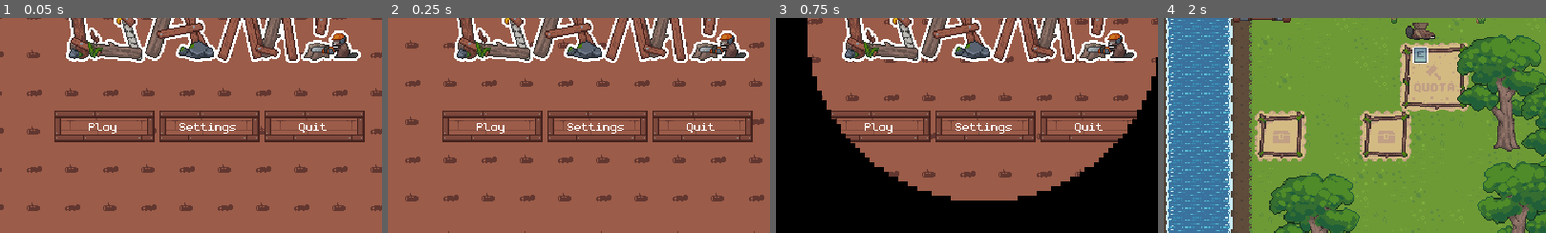
Above: before the commit, frames 1-4 (left to right).
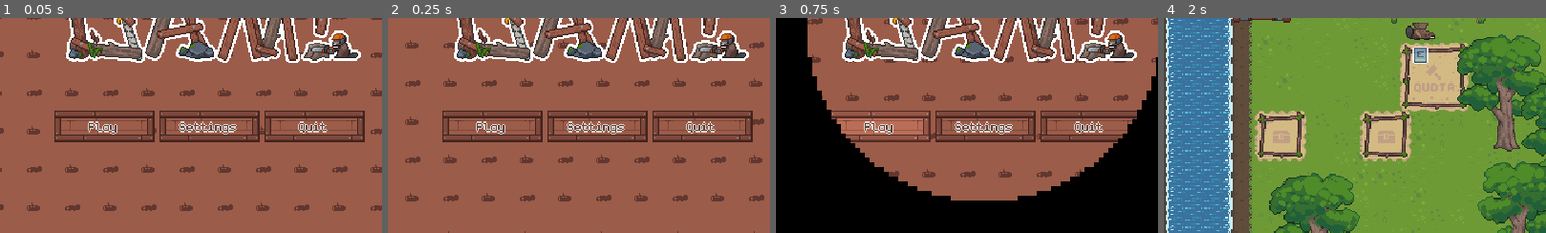
Above: after the commit, the same moments.

Repository: Juniper19/beaver-game
Game: Godot game, scene res://menu/main_menu.tscn
Same seed, same stepped clock (60 frames per second), same inputs: the game is played once before the commit and once after it. The engine's default icon, where the game draws it, is replaced by a stand-in: a white triangle on a blue panel in a dark square. Sound files missing from this copy of the repository are replaced by a short silence.
Inputs (mouse positions are % of the whole screen's width and height, from its top left):
- Up to frame 1 (0.05 s): no input
- Up to frame 2 (0.25 s): no input
- Up to frame 3 (0.75 s): click "Play" at 0.5 s
- Up to frame 4 (2 s): tap Enter (ui_accept) at 1.25, 1.52 s; move the mouse to (72, 45) at 1.27 s; hold D (move_right) from 1.28 s (still down); hold Q (drop_item) from 1.28 s (still down)
The pictures show only the part of the screen within x 23-73%, y 49-99%; the shares and areas given below are measured in that part.

The runs differ from the first frame. In frame 1, 1.1% of the frame differs, in the area x 23-86%, y 48-55%; in frame 2, 1.1%; in frame 3, 3.3%, in the area x 14-86%, y 43-57%; in frame 4, nothing differs.

Commit message:
MainMenuChange

Diff:
--- a/Audio/audio_manager.tscn
+++ b/Audio/audio_manager.tscn
@@ -55,6 +55,7 @@
 
 [node name="MenuSound" type="AudioStreamPlayer" parent="."]
 stream = ExtResource("6_dxlp5")
+volume_db = 10.0
 bus = &"SFX"
 
 [node name="RockHit" type="AudioStreamPlayer" parent="."]
--- a/menu/game_over_ui.tscn
+++ b/menu/game_over_ui.tscn
@@ -4,6 +4,7 @@
 [ext_resource type="Texture2D" uid="uid://bpigsofsqfgy1" path="res://art_assets/death_straight_up.png" id="2_siat8"]
 [ext_resource type="FontFile" uid="uid://2fr4cmq5dle5" path="res://monogram.ttf" id="3_siat8"]
 [ext_resource type="Texture2D" uid="uid://cfbelu2cor38x" path="res://menu/menu_buttons.png" id="4_u6iod"]
+[ext_resource type="Script" uid="uid://cs5vb52s8yfae" path="res://menu/play_button.gd" id="5_frdm8"]
 
 [sub_resource type="StyleBoxFlat" id="StyleBoxFlat_qlkfc"]
 bg_color = Color(0.11796937, 0.21860242, 0.3516547, 1)
@@ -173,6 +174,7 @@
 texture_hover = ExtResource("4_u6iod")
 texture_disabled = ExtResource("4_u6iod")
 texture_focused = ExtResource("4_u6iod")
+script = ExtResource("5_frdm8")
 
 [node name="Label" type="Label" parent="Panel/VBoxContainer/RetryButton"]
 layout_mode = 1
@@ -192,6 +194,7 @@
 texture_hover = ExtResource("4_u6iod")
 texture_disabled = ExtResource("4_u6iod")
 texture_focused = ExtResource("4_u6iod")
+script = ExtResource("5_frdm8")
 
 [node name="Label" type="Label" parent="Panel/VBoxContainer/MainMenuButton"]
 layout_mode = 1
--- a/menu/main_menu.gd
+++ b/menu/main_menu.gd
@@ -5,6 +5,7 @@
 var sfx = AudioServer.get_bus_index("SFX")
 
 @export var scroll_speed: Vector2 = Vector2(40, 40)  # pixels per second
+
 @onready var bg: TextureRect = $BG
 
 func _ready() -> void:
@@ -33,6 +34,7 @@
 
 func _on_h_slider_value_changed(value: float) -> void:
 	AudioServer.set_bus_volume_db(sfx, linear_to_db(value))
+	AudioManager.playMenuSound()
 
 func _on_h_slider_2_value_changed(value: float) -> void:
 	AudioServer.set_bus_volume_db(music, linear_to_db(value))
--- a/menu/main_menu.tscn
+++ b/menu/main_menu.tscn
@@ -1,10 +1,11 @@
-[gd_scene load_steps=8 format=3 uid="uid://cdqen5kv8kmhx"]
+[gd_scene load_steps=10 format=3 uid="uid://cdqen5kv8kmhx"]
 
 [ext_resource type="Script" uid="uid://cwo68e4tx8ejq" path="res://menu/main_menu.gd" id="1_06t4h"]
 [ext_resource type="Texture2D" uid="uid://be8xu8efgowfd" path="res://menu/menu_background.png" id="2_f5okj"]
-[ext_resource type="Shader" uid="uid://c74orcxpkor67" path="res://menu/main_menu.gdshader" id="2_o5w3e"]
+[ext_resource type="Shader" path="res://menu/main_menu.gdshader" id="2_o5w3e"]
 [ext_resource type="Texture2D" uid="uid://cfbelu2cor38x" path="res://menu/menu_buttons.png" id="4_1x3cv"]
 [ext_resource type="Texture2D" uid="uid://btt6ai64uwytp" path="res://art_assets/title.png" id="4_jc45y"]
+[ext_resource type="Script" uid="uid://cs5vb52s8yfae" path="res://menu/play_button.gd" id="6_s8mfa"]
 
 [sub_resource type="ShaderMaterial" id="ShaderMaterial_1x3cv"]
 shader = ExtResource("2_o5w3e")
@@ -12,6 +13,9 @@
 shader_parameter/texture_size = Vector2(256, 256)
 
 [sub_resource type="Theme" id="Theme_jc45y"]
+
+[sub_resource type="StyleBoxFlat" id="StyleBoxFlat_s8mfa"]
+bg_color = Color(0.60784316, 0.36078432, 0.28627452, 0.8352941)
 
 [node name="MainMenu" type="Control"]
 texture_repeat = 2
@@ -66,50 +70,71 @@
 alignment = 1
 
 [node name="PlayButton" type="TextureButton" parent="HBoxContainer"]
-layout_mode = 2
+unique_name_in_owner = true
+layout_mode = 2
+size_flags_horizontal = 4
+size_flags_vertical = 0
 theme = SubResource("Theme_jc45y")
 texture_normal = ExtResource("4_1x3cv")
 texture_pressed = ExtResource("4_1x3cv")
 texture_hover = ExtResource("4_1x3cv")
 texture_disabled = ExtResource("4_1x3cv")
 texture_focused = ExtResource("4_1x3cv")
+script = ExtResource("6_s8mfa")
 
 [node name="Label" type="Label" parent="HBoxContainer/PlayButton"]
 layout_mode = 0
 offset_right = 82.0
 offset_bottom = 25.0
+theme_override_colors/font_color = Color(0.32941177, 0.27058825, 0.23921569, 1)
+theme_override_colors/font_outline_color = Color(1, 1, 1, 0.7137255)
+theme_override_constants/outline_size = 2
 text = "Play"
 horizontal_alignment = 1
 vertical_alignment = 1
 
 [node name="AudioSettings Button" type="TextureButton" parent="HBoxContainer"]
-layout_mode = 2
-texture_normal = ExtResource("4_1x3cv")
-texture_pressed = ExtResource("4_1x3cv")
-texture_hover = ExtResource("4_1x3cv")
-texture_disabled = ExtResource("4_1x3cv")
-texture_focused = ExtResource("4_1x3cv")
+unique_name_in_owner = true
+layout_mode = 2
+size_flags_horizontal = 4
+size_flags_vertical = 0
+texture_normal = ExtResource("4_1x3cv")
+texture_pressed = ExtResource("4_1x3cv")
+texture_hover = ExtResource("4_1x3cv")
+texture_disabled = ExtResource("4_1x3cv")
+texture_focused = ExtResource("4_1x3cv")
+script = ExtResource("6_s8mfa")
 
 [node name="Label" type="Label" parent="HBoxContainer/AudioSettings Button"]
 layout_mode = 0
 offset_right = 82.0
 offset_bottom = 25.0
+theme_override_colors/font_color = Color(0.32941177, 0.27058825, 0.23921569, 1)
+theme_override_colors/font_outline_color = Color(1, 1, 1, 0.7137255)
+theme_override_constants/outline_size = 2
 text = "Settings"
 horizontal_alignment = 1
 vertical_alignment = 1
 
 [node name="QuitButton" type="TextureButton" parent="HBoxContainer"]
-layout_mode = 2
-texture_normal = ExtResource("4_1x3cv")
-texture_pressed = ExtResource("4_1x3cv")
-texture_hover = ExtResource("4_1x3cv")
-texture_disabled = ExtResource("4_1x3cv")
-texture_focused = ExtResource("4_1x3cv")
+unique_name_in_owner = true
+layout_mode = 2
+size_flags_horizontal = 4
+size_flags_vertical = 0
+texture_normal = ExtResource("4_1x3cv")
+texture_pressed = ExtResource("4_1x3cv")
+texture_hover = ExtResource("4_1x3cv")
+texture_disabled = ExtResource("4_1x3cv")
+texture_focused = ExtResource("4_1x3cv")
+script = ExtResource("6_s8mfa")
 
 [node name="Label" type="Label" parent="HBoxContainer/QuitButton"]
 layout_mode = 0
 offset_right = 82.0
 offset_bottom = 25.0
+theme_override_colors/font_color = Color(0.32941177, 0.27058825, 0.23921569, 1)
+theme_override_colors/font_outline_color = Color(1, 1, 1, 0.7137255)
+theme_override_constants/outline_size = 2
 text = "Quit"
 horizontal_alignment = 1
 vertical_alignment = 1
@@ -128,6 +153,7 @@
 offset_bottom = 211.0
 grow_horizontal = 2
 grow_vertical = 2
+theme_override_styles/panel = SubResource("StyleBoxFlat_s8mfa")
 
 [node name="Label" type="Label" parent="Panel"]
 layout_mode = 1
@@ -139,6 +165,9 @@
 offset_right = 63.0
 offset_bottom = 146.0
 grow_horizontal = 2
+theme_override_colors/font_color = Color(0.32941177, 0.27058825, 0.23921569, 1)
+theme_override_colors/font_outline_color = Color(1, 1, 1, 1)
+theme_override_constants/outline_size = 6
 theme_override_font_sizes/font_size = 24
 text = "Audio Settings"
 
@@ -155,11 +184,14 @@
 offset_bottom = 82.5
 grow_horizontal = 2
 grow_vertical = 2
-theme_override_constants/separation = 8
+theme_override_constants/separation = 9
 
 [node name="SFX" type="Label" parent="Panel/VBoxContainer2"]
 layout_mode = 2
 size_flags_horizontal = 4
+theme_override_colors/font_color = Color(0.32941177, 0.27058825, 0.23921569, 1)
+theme_override_colors/font_outline_color = Color(1, 1, 1, 0.7137255)
+theme_override_constants/outline_size = 3
 text = "SFX Volume"
 
 [node name="HSlider" type="HSlider" parent="Panel/VBoxContainer2"]
@@ -171,6 +203,9 @@
 [node name="Music" type="Label" parent="Panel/VBoxContainer2"]
 layout_mode = 2
 size_flags_horizontal = 4
+theme_override_colors/font_color = Color(0.32941177, 0.27058825, 0.23921569, 1)
+theme_override_colors/font_outline_color = Color(1, 1, 1, 0.7137255)
+theme_override_constants/outline_size = 3
 text = "Music Volume"
 
 [node name="HSlider2" type="HSlider" parent="Panel/VBoxContainer2"]
@@ -178,14 +213,43 @@
 max_value = 1.0
 step = 0.01
 
-[node name="MMButton" type="Button" parent="Panel/VBoxContainer2"]
-layout_mode = 2
+[node name="MMButton" type="TextureButton" parent="Panel/VBoxContainer2"]
+layout_mode = 2
+size_flags_horizontal = 4
+size_flags_vertical = 0
+texture_normal = ExtResource("4_1x3cv")
+texture_pressed = ExtResource("4_1x3cv")
+texture_hover = ExtResource("4_1x3cv")
+texture_disabled = ExtResource("4_1x3cv")
+texture_focused = ExtResource("4_1x3cv")
+script = ExtResource("6_s8mfa")
+
+[node name="Label" type="Label" parent="Panel/VBoxContainer2/MMButton"]
+layout_mode = 1
+anchors_preset = 8
+anchor_left = 0.5
+anchor_top = 0.5
+anchor_right = 0.5
+anchor_bottom = 0.5
+offset_left = -27.0
+offset_top = -6.5
+offset_right = 27.0
+offset_bottom = 6.5
+grow_horizontal = 2
+grow_vertical = 2
+theme_override_colors/font_color = Color(0.32941177, 0.27058825, 0.23921569, 1)
+theme_override_colors/font_outline_color = Color(1, 1, 1, 0.7137255)
+theme_override_constants/outline_size = 2
 text = "Main Menu"
 
+[connection signal="mouse_entered" from="HBoxContainer/PlayButton" to="." method="_on_play_button_mouse_entered"]
+[connection signal="mouse_entered" from="HBoxContainer/AudioSettings Button" to="." method="_on_audio_settings_button_mouse_entered"]
 [connection signal="pressed" from="HBoxContainer/AudioSettings Button" to="." method="_on_audio_settings_button_pressed"]
+[connection signal="mouse_entered" from="HBoxContainer/QuitButton" to="." method="_on_quit_button_mouse_entered"]
 [connection signal="pressed" from="HBoxContainer/QuitButton" to="." method="_on_quit_button_pressed"]
 [connection signal="changed" from="Panel/VBoxContainer2/HSlider" to="." method="_on_h_slider_changed"]
 [connection signal="value_changed" from="Panel/VBoxContainer2/HSlider" to="." method="_on_h_slider_value_changed"]
 [connection signal="changed" from="Panel/VBoxContainer2/HSlider2" to="." method="_on_h_slider_2_changed"]
 [connection signal="value_changed" from="Panel/VBoxContainer2/HSlider2" to="." method="_on_h_slider_2_value_changed"]
+[connection signal="mouse_entered" from="Panel/VBoxContainer2/MMButton" to="." method="_on_mm_button_mouse_entered"]
 [connection signal="pressed" from="Panel/VBoxContainer2/MMButton" to="." method="_on_mm_button_pressed"]
--- /dev/null
+++ b/menu/play_button.gd
@@ -0,0 +1,20 @@
+extends TextureButton
+
+@export var hover_lighten := 0.2
+
+func _ready():
+	self_modulate = Color(1, 1, 1, 1)
+	mouse_entered.connect(_on_hover)
+	mouse_exited.connect(_on_exit)
+
+func _on_hover():
+	AudioManager.playMenuSound()
+	self_modulate = Color(
+		1.0 + hover_lighten,
+		1.0 + hover_lighten,
+		1.0 + hover_lighten,
+		1.0
+	)
+
+func _on_exit():
+	self_modulate = Color(1, 1, 1, 1)
Not shown, added: menu/play_button.gd.uid
